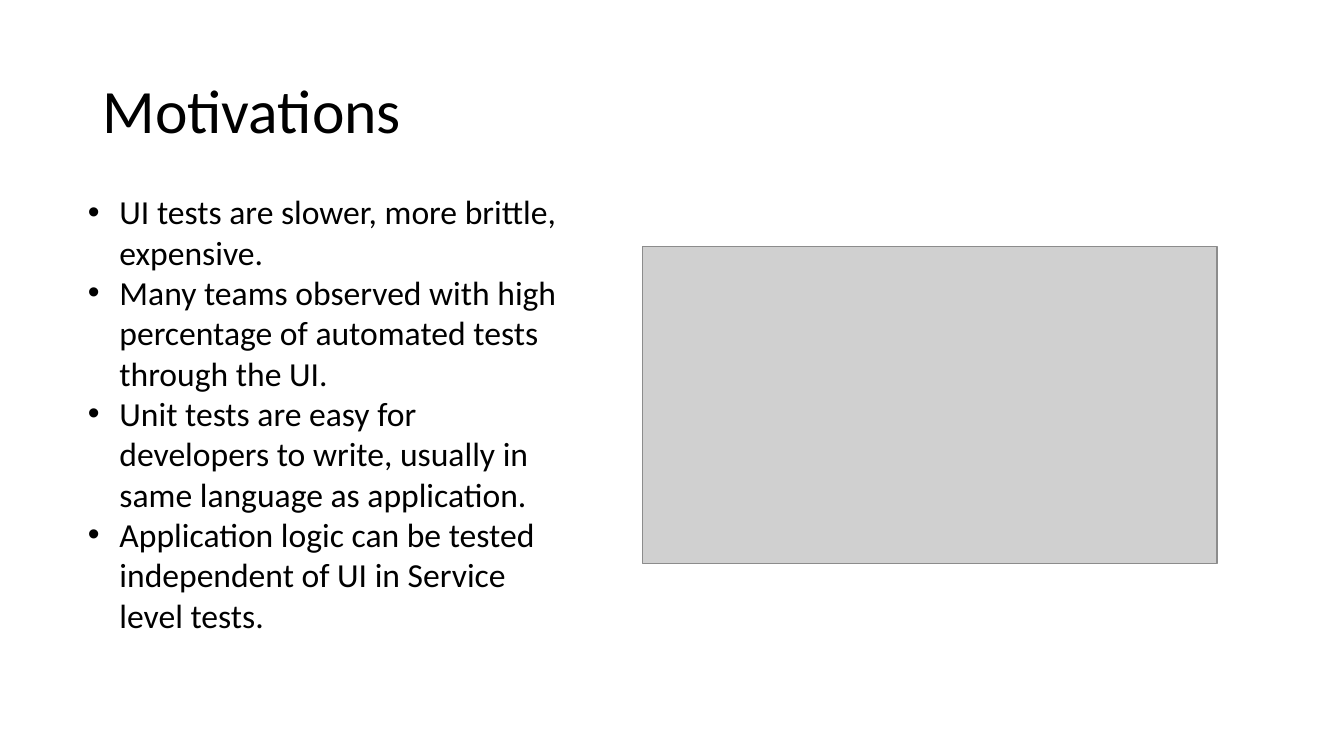
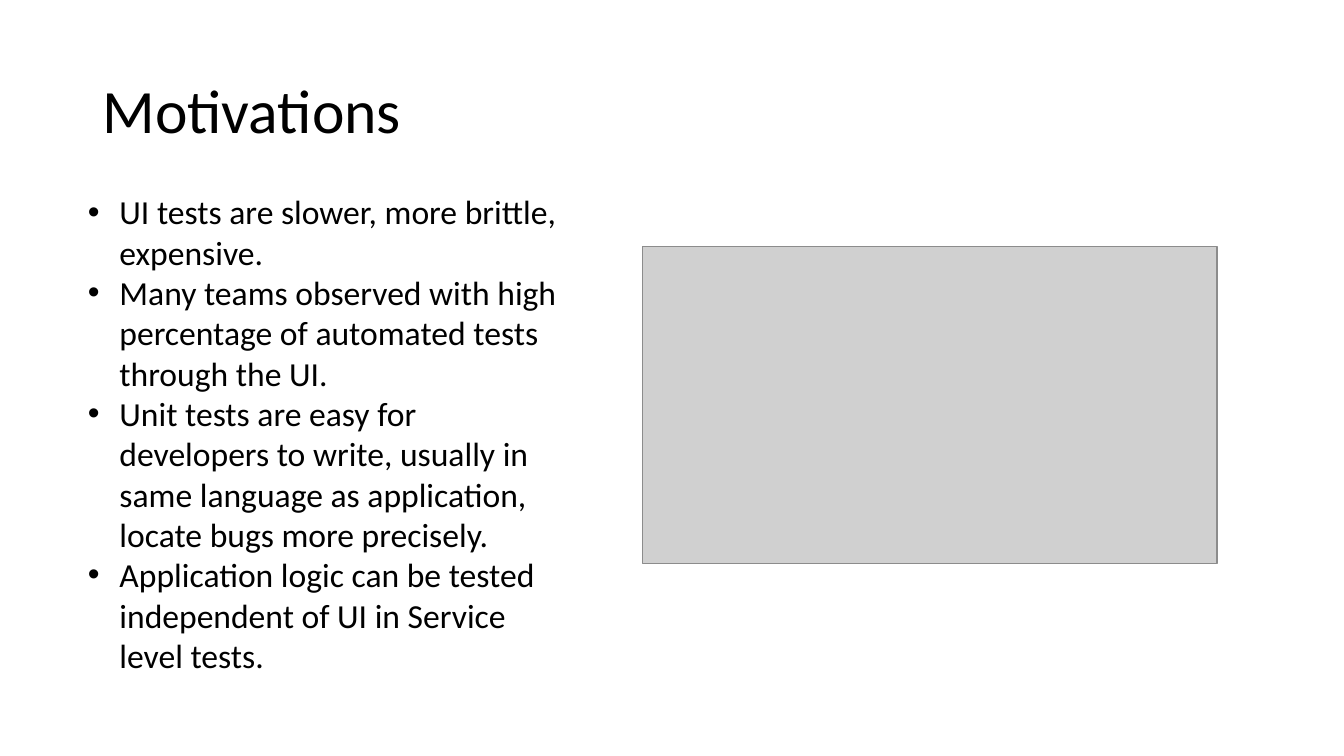
Before and after one commit to weaverj/testpyramidexample, a slide deck: slide 3 of Test Pyramid Presentation.pptx. Drawn at 1344x756 pixels with LibreOffice and Linux fonts; fonts in the diff are those of the drawing; grey boxes stand for pictures; background and template pictures are left out. Boxes give left, top, right and bottom in pixels: in the first picture for what was removed or moved away, otherwise in the second. Text is boxed around its words. In the diff, an @@ line names an element or a change of style, - is before the commit and + after.

```diff
--- a/Test Pyramid Presentation.pptx
+++ b/Test Pyramid Presentation.pptx
@@ text at box(119, 403, 528, 553): text changed @@
-• Unit tests are easy for developers to write, usually in same language as application.
+• Unit tests are easy for developers to write, usually in same language as application, locate bugs more precisely.
```
Also in this commit, not shown: 2 other slides changed, 3 other files.
